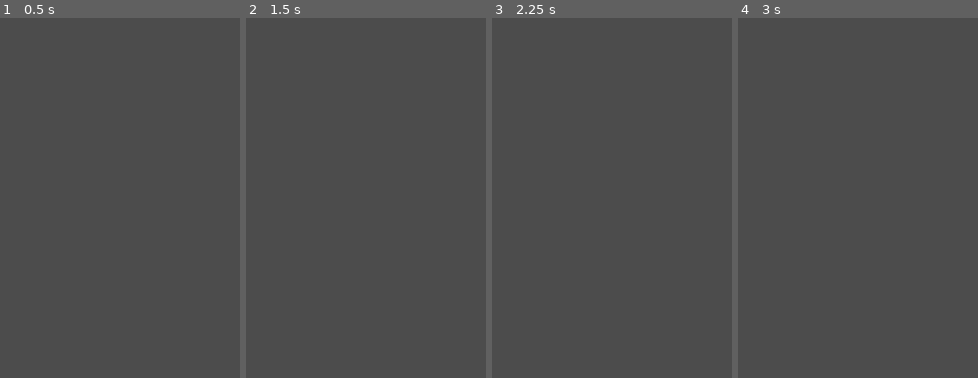
Above: before the commit, frames 1-4 (left to right).
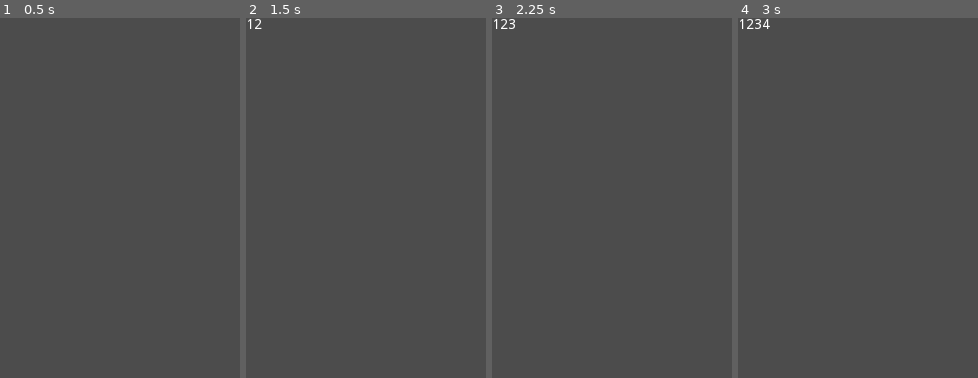
Above: after the commit, the same moments.

Repository: the-g-force/FamJam-May2020
Game: Godot game, scene res://src/DefaultScene.tscn
Two runs of this game, one before a commit and one after it. Both use one fixed random seed, a clock stepped at 60 frames per second and the inputs below.
Inputs:
- Up to frame 1 (0.5 s): no input
- Up to frame 2 (1.5 s): click "1" at 0.5 s; click "2" at 1.25 s
- Up to frame 3 (2.25 s): click "3" at 2 s
- Up to frame 4 (3 s): click "4" at 2.75 s
The pictures show only the part of the screen within x 0-50%, y 0-50%; the shares and areas given below are measured in that part.

Frame 1 is identical in both runs. In frame 2, less than 0.1% of the frame differs, in the area x 0-7%, y 0-4%; in frame 3, 0.1%; in frame 4, 0.2%, in the area x 0-14%, y 0-4%.

Commit message:
Add answer label

Diff:
--- a/project/project.godot
+++ b/project/project.godot
@@ -23,6 +23,7 @@
 
 window/size/width=480
 window/size/height=720
+window/dpi/allow_hidpi=true
 
 [rendering]
 
--- a/project/src/DefaultScene.tscn
+++ b/project/src/DefaultScene.tscn
@@ -1,7 +1,8 @@
-[gd_scene load_steps=3 format=2]
+[gd_scene load_steps=4 format=2]
 
 [ext_resource path="res://src/OnScreenKeyboard.tscn" type="PackedScene" id=1]
 [ext_resource path="res://src/DefaultScene.gd" type="Script" id=2]
+[ext_resource path="res://src/DynamicNumberLabel.tscn" type="PackedScene" id=3]
 
 [node name="DefaultScene" type="Control"]
 anchor_right = 1.0
@@ -12,4 +13,7 @@
 }
 
 [node name="OnScreenKeyboard" parent="." instance=ExtResource( 1 )]
+
+[node name="Control" parent="." instance=ExtResource( 3 )]
+[connection signal="number_pressed" from="OnScreenKeyboard" to="Control" method="_on_OnScreenKeyboard_number_pressed"]
 [connection signal="number_pressed" from="OnScreenKeyboard" to="." method="_on_OnScreenKeyboard_number_pressed"]
--- /dev/null
+++ b/project/src/DynamicNumberLabel.gd
@@ -0,0 +1,7 @@
+extends Control
+
+onready var _answer : Label = $Label
+
+
+func _on_OnScreenKeyboard_number_pressed(number):
+	_answer.text += str(number)
--- /dev/null
+++ b/project/src/DynamicNumberLabel.tscn
@@ -0,0 +1,15 @@
+[gd_scene load_steps=2 format=2]
+
+[ext_resource path="res://src/DynamicNumberLabel.gd" type="Script" id=1]
+
+[node name="DynamicNumberLabel" type="Control"]
+margin_right = 40.0
+margin_bottom = 40.0
+script = ExtResource( 1 )
+__meta__ = {
+"_edit_use_anchors_": false
+}
+
+[node name="Label" type="Label" parent="."]
+margin_right = 40.0
+margin_bottom = 14.0
